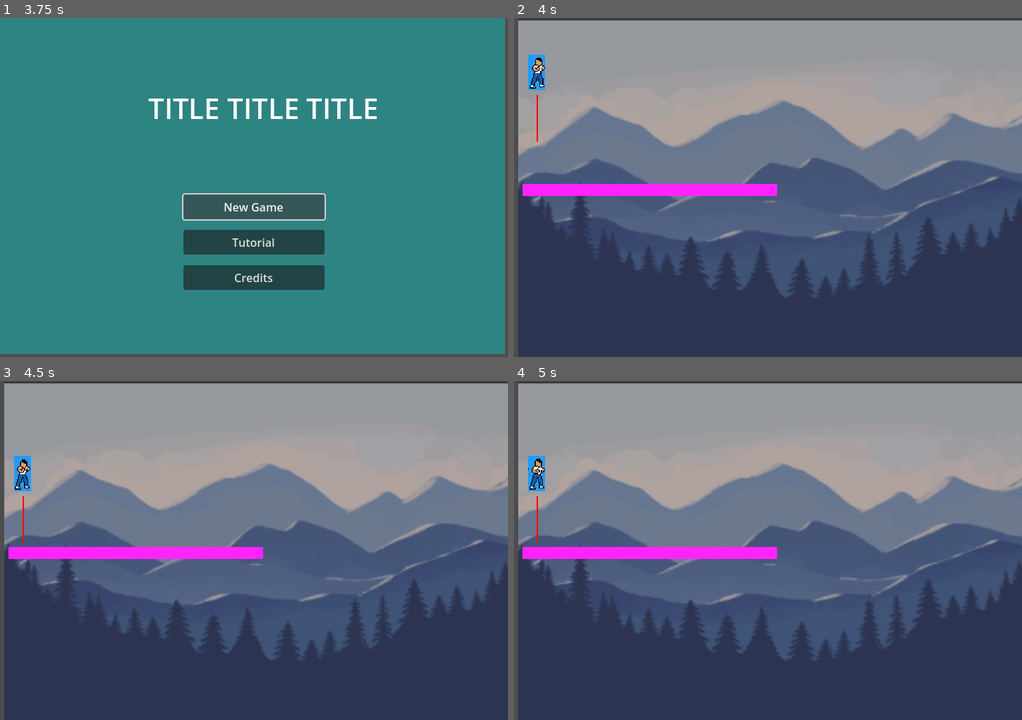
Above: before the commit, frames 1-4 (two rows, left to right).
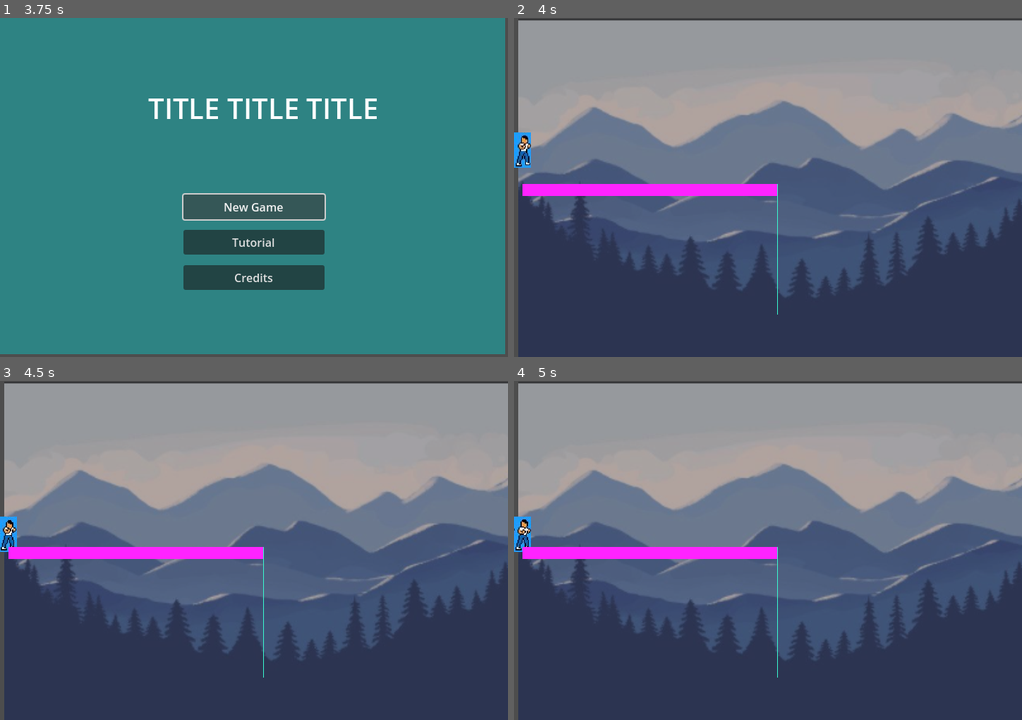
Above: after the commit, the same moments.

Repository: Mad2F/GameJam_2025
Game: Godot game, scene res://MainMenu/MainMenu.tscn
Two runs of this game, one before a commit and one after it. Both use one fixed random seed, a clock stepped at 60 frames per second and the inputs below.
Inputs (mouse positions are in pixels of both pictures, inside the frame that each line leads up to):
- Up to frame 1 (3.75 s): click "Credits" at 0.5 s; click "Tutorial" at 1.25 s; click "OK" at 2 s; click "New Game" at 2.75 s; click "New Game" at 3.5 s
- Up to frame 2 (4 s): no input
- Up to frame 3 (4.5 s): tap Enter (enter) at 4.25 s; move the mouse to (365, 533) at 4.27 s; hold Right (move_right) from 4.28 s (still down); hold C (climb) from 4.28 s (still down)
- Up to frame 4 (5 s): keep holding Right (move_right); keep holding C (climb); tap Space (move_jump) at 4.52 s

Frame 1 is identical in both runs. In frame 2, 0.8% of the frame differs, in the area x 0-52%, y 10-88%; in frame 3, 0.8%; in frame 4, 0.8%.

Commit message:
betterment corde

Diff:
--- a/Game/Background.tscn
+++ b/Game/Background.tscn
@@ -1,8 +1,9 @@
-[gd_scene load_steps=5 format=3 uid="uid://ulb44haa5t7t"]
+[gd_scene load_steps=6 format=3 uid="uid://ulb44haa5t7t"]
 
 [ext_resource type="Script" uid="uid://qi17vfaou4vf" path="res://Game/src/background.gd" id="1_fyu2n"]
 [ext_resource type="Texture2D" uid="uid://q4m4u58bwrs4" path="res://Game/resources/graphics/Capture d’écran 2025-03-18 à 14.28.18.png" id="2_xwwo7"]
 [ext_resource type="PackedScene" uid="uid://dgk3j14qj66fo" path="res://Game/player.tscn" id="3_7upop"]
+[ext_resource type="PackedScene" uid="uid://ccpkyoidtdo4m" path="res://Game/rope.tscn" id="4_fyu2n"]
 
 [sub_resource type="RectangleShape2D" id="RectangleShape2D_7upop"]
 size = Vector2(361, 17)
@@ -40,3 +41,6 @@
 [node name="CollisionShape2D" type="CollisionShape2D" parent="test_floor"]
 position = Vector2(192.5, 243.5)
 shape = SubResource("RectangleShape2D_7upop")
+
+[node name="Rope" parent="." instance=ExtResource("4_fyu2n")]
+position = Vector2(373, 235)
--- a/Game/player.gd
+++ b/Game/player.gd
@@ -13,6 +13,10 @@
 var isOnRope = false
 var timeoff0 = 10
 var timeoff = 0
+var toRight = true
+
+signal createRope(message: Vector2)
+signal destroyRope()
 
 # Start front idle animation on load
 func _ready():
@@ -33,13 +37,6 @@
 	#If not on rope :
 
 	if not isOnRope:
-		#jump on/off rope
-		if Input.is_action_pressed("climb"):
-			print("CLIMB ON")
-			isOnRope = true
-			timeoff = timeoff0
-			return
-
 		#add gravity
 		if not is_on_floor():
 			velocity.y += GRAVITY
@@ -57,6 +54,15 @@
 		else:
 			velocity.x = move_toward(velocity.x, 0, SPEED)
 
+		#jump on/off rope
+		if Input.is_action_pressed("climb"):
+			print("CLIMB ON")
+			isOnRope = true
+			timeoff = timeoff0
+			createRope.emit(calculate_rope_position())
+			$CollisionShape2D.disabled = true
+			return
+
 	#rope movements:
 	else:
 		movement = "Climb_Idle"
@@ -65,6 +71,8 @@
 			print("CLIMB OFF")
 			isOnRope = false
 			timeoff = timeoff0
+			destroyRope.emit()
+			$CollisionShape2D.disabled = false
 			return
 
 		var updown = Input.get_axis("ui_up", "ui_down")
@@ -73,10 +81,19 @@
 			movement = "Climb"
 
 
-	# All movement animations named appropriately, eg "Left_Idle" or "Back_Walk"
+	# All movement animations named appropriately
 	if movement == "Walk":
 		animation.flip_h = (velocity.x < 0)
+		toRight = (velocity.x < 0)
 	animation.play(movement)
 
 	# Move character, slide at collision
 	move_and_slide()
+
+func calculate_rope_position():
+	var pos = position
+	#if (toRight):
+	#	pos.x -= 10
+	#else:
+	#	pos.x += 50
+	return pos
--- a/Game/player.tscn
+++ b/Game/player.tscn
@@ -148,45 +148,14 @@
 "speed": 5.0
 }]
 
-[sub_resource type="SegmentShape2D" id="SegmentShape2D_c5leg"]
-b = Vector2(0, 68)
-
-[sub_resource type="RectangleShape2D" id="RectangleShape2D_c5leg"]
-size = Vector2(9, 8)
-
 [node name="Player" type="CharacterBody2D"]
 script = ExtResource("1_h4tjw")
 
 [node name="CollisionShape2D" type="CollisionShape2D" parent="."]
-position = Vector2(33, 45)
+position = Vector2(13, 22)
 shape = SubResource("RectangleShape2D_5gpxt")
 
 [node name="Animation" type="AnimatedSprite2D" parent="."]
-position = Vector2(32, 47)
+position = Vector2(12, 24)
 sprite_frames = SubResource("SpriteFrames_5gpxt")
 animation = &"Climb_Idle"
-
-[node name="Rope" type="StaticBody2D" parent="."]
-
-[node name="CollisionShape2D" type="CollisionShape2D" parent="Rope"]
-position = Vector2(33, 79)
-shape = SubResource("SegmentShape2D_c5leg")
-
-[node name="ColorRect" type="ColorRect" parent="Rope"]
-offset_left = 32.0
-offset_top = 79.0
-offset_right = 34.0
-offset_bottom = 145.0
-color = Color(1, 0.04, 0.04, 1)
-
-[node name="Ropeholder" type="StaticBody2D" parent="."]
-visible = false
-
-[node name="CollisionShape2D" type="CollisionShape2D" parent="Ropeholder"]
-position = Vector2(33, 75)
-shape = SubResource("RectangleShape2D_c5leg")
-
-[node name="PinJoint2D" type="PinJoint2D" parent="."]
-position = Vector2(33, 80)
-node_a = NodePath("../Ropeholder")
-node_b = NodePath("../Rope")
--- /dev/null
+++ b/Game/rope.tscn
@@ -0,0 +1,8 @@
+[gd_scene format=3 uid="uid://ccpkyoidtdo4m"]
+
+[node name="Rope" type="Node2D"]
+
+[node name="ColorRect" type="ColorRect" parent="."]
+offset_right = 1.0
+offset_bottom = 185.0
+color = Color(0.222974, 0.981415, 0.81395, 1)
--- a/Game/src/background.gd
+++ b/Game/src/background.gd
@@ -1,10 +1,15 @@
 extends Node2D
+
+@onready var scene = preload("res://Game/rope.tscn")
+@onready var scene_instance = null
 
 func _ready():
 	#get_node("Player").game_over.connect(_on_game_over)
 	get_node("ExitGame").get_cancel_button().pressed.connect(_on_exit_canceled)
 	get_node("ExitGame").get_ok_button().pressed.connect(_on_exit_approved)
 	get_node("GameOver").get_ok_button().pressed.connect(_on_exit_approved)
+	get_node("Player").createRope.connect(_on_rope_created)
+	get_node("Player").destroyRope.connect(_on_rope_destroyed)
 
 func _on_exit_canceled():
 	get_node("ExitGame").set_visible(false)
@@ -19,3 +24,14 @@
 func _process(_delta):
 	if Input.is_action_pressed("escape"):
 		get_node("ExitGame").set_visible(true)
+
+func _on_rope_created(pos):
+	scene_instance = scene.instantiate()
+	scene_instance.set_name("Rope")
+	scene_instance.set_global_position(pos)
+	print("GOTIT")
+	add_child(scene_instance)
+
+func _on_rope_destroyed():
+	scene_instance.queue_free()
+	print("FOLD")
Not shown: 1 places in Game/player.tscn that only renumber resources
